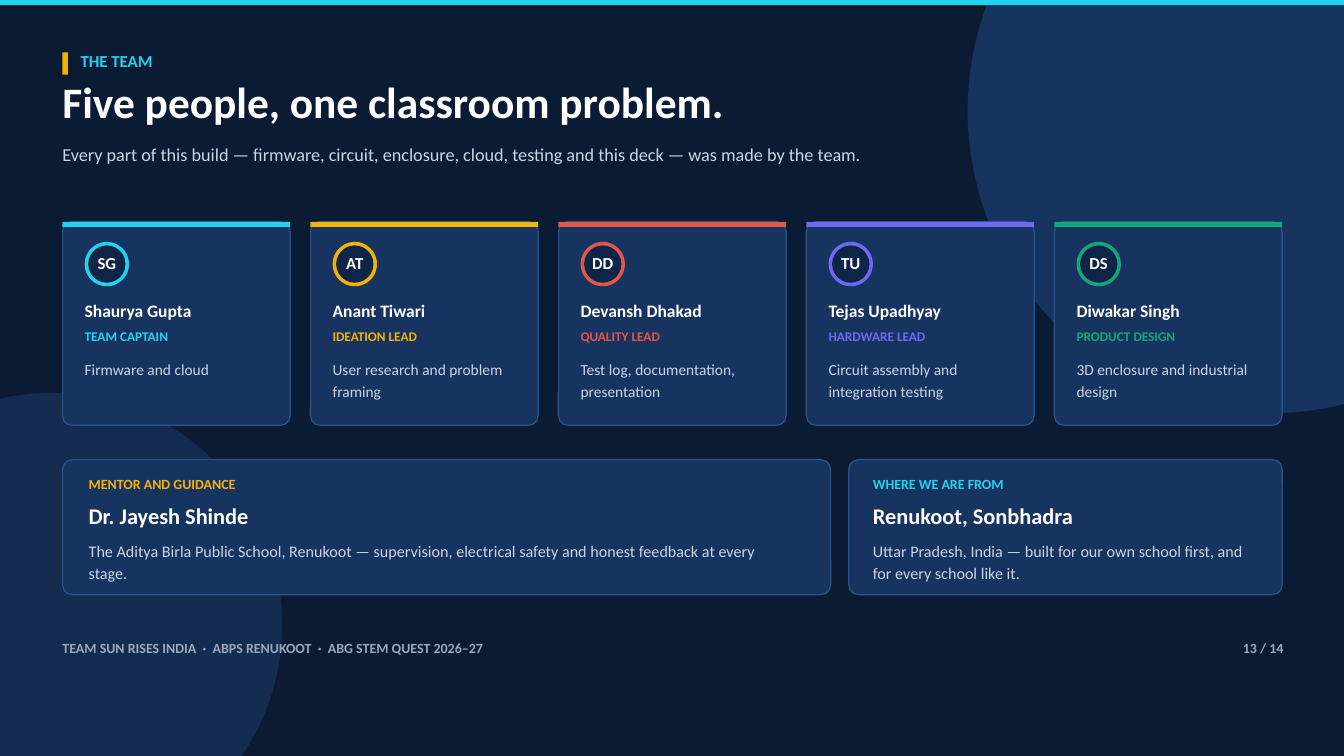
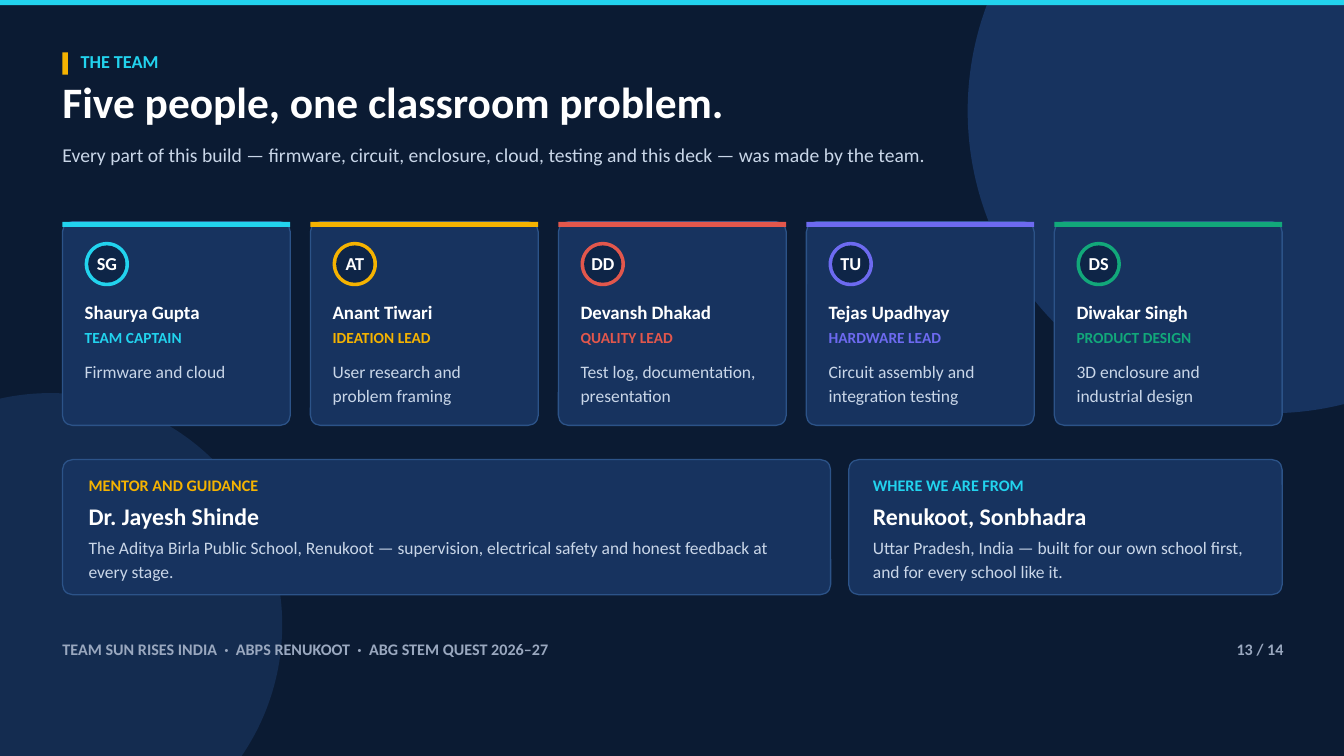
Before and after one commit to durgeshriyaconstruction-sketch/astro-smart-attendance, a slide deck: slide 13 of Astro_Smart_Attendance_Team_Sun_Rises_India.pptx. Drawn at 1344x756 pixels with LibreOffice and Linux fonts; fonts in the diff are those of the drawing. Boxes give left, top, right and bottom in pixels: in the first picture for what was removed or moved away, otherwise in the second. Text is boxed around its words. In the diff, an @@ line names an element or a change of style, - is before the commit and + after.

```diff
--- a/Astro_Smart_Attendance_Team_Sun_Rises_India.pptx
+++ b/Astro_Smart_Attendance_Team_Sun_Rises_India.pptx
@@ text "Every part of this build ..." at box(62, 148, 924, 166): size 13 to 14 pt @@
@@ size 12 to 13 pt in 3 elements at box(81, 56, 159, 68), box(591, 258, 614, 270), box(840, 258, 861, 270) @@
@@ size 12.5 to 13.5 pt in 5 elements at box(85, 305, 200, 322), box(333, 305, 432, 319), box(581, 305, 711, 319), box(829, 305, 950, 322), box(1077, 305, 1188, 322) @@
@@ size 9.5 to 11 pt in 5 elements at box(85, 333, 182, 343), box(333, 333, 431, 343), box(581, 333, 673, 345), box(829, 333, 941, 343), box(1077, 333, 1191, 343) @@
@@ size 11 to 12.5 pt in 5 elements at box(85, 366, 225, 378), box(333, 366, 461, 405), box(581, 366, 756, 405), box(829, 366, 975, 405), box(1077, 366, 1200, 405) @@
@@ text "Dr. Jayesh Shinde" at box(89, 508, 259, 529): size 16 to 17 pt @@
@@ text "Renukoot, Sonbhadra" at box(873, 508, 1087, 528): size 16 to 17 pt @@
@@ text "The Aditya Birla Public School, ..." at box(89, 542, 767, 581): size 11.5 to 12.5 pt; line spacing 1.16 to 1.14 @@
@@ text "Uttar Pradesh, India — built ..." at box(873, 542, 1243, 581): size 11.5 to 12.5 pt; line spacing 1.16 to 1.14 @@
@@ size 10 to 11.5 pt in 4 elements at box(89, 480, 259, 491), box(873, 480, 1023, 491), box(62, 644, 548, 657), box(1237, 644, 1283, 655) @@
```
Also in this commit, not shown: 13 other slides changed, 3 other files.
